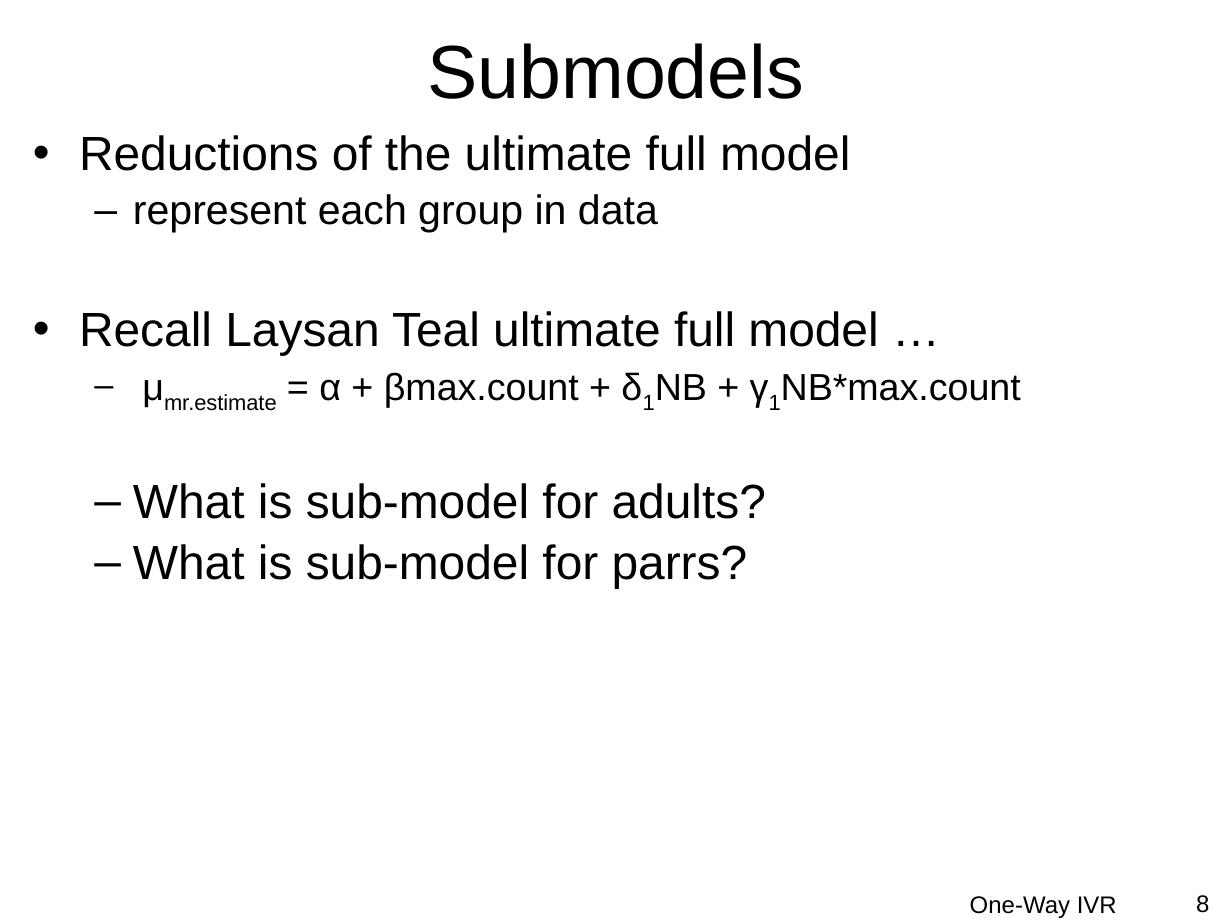
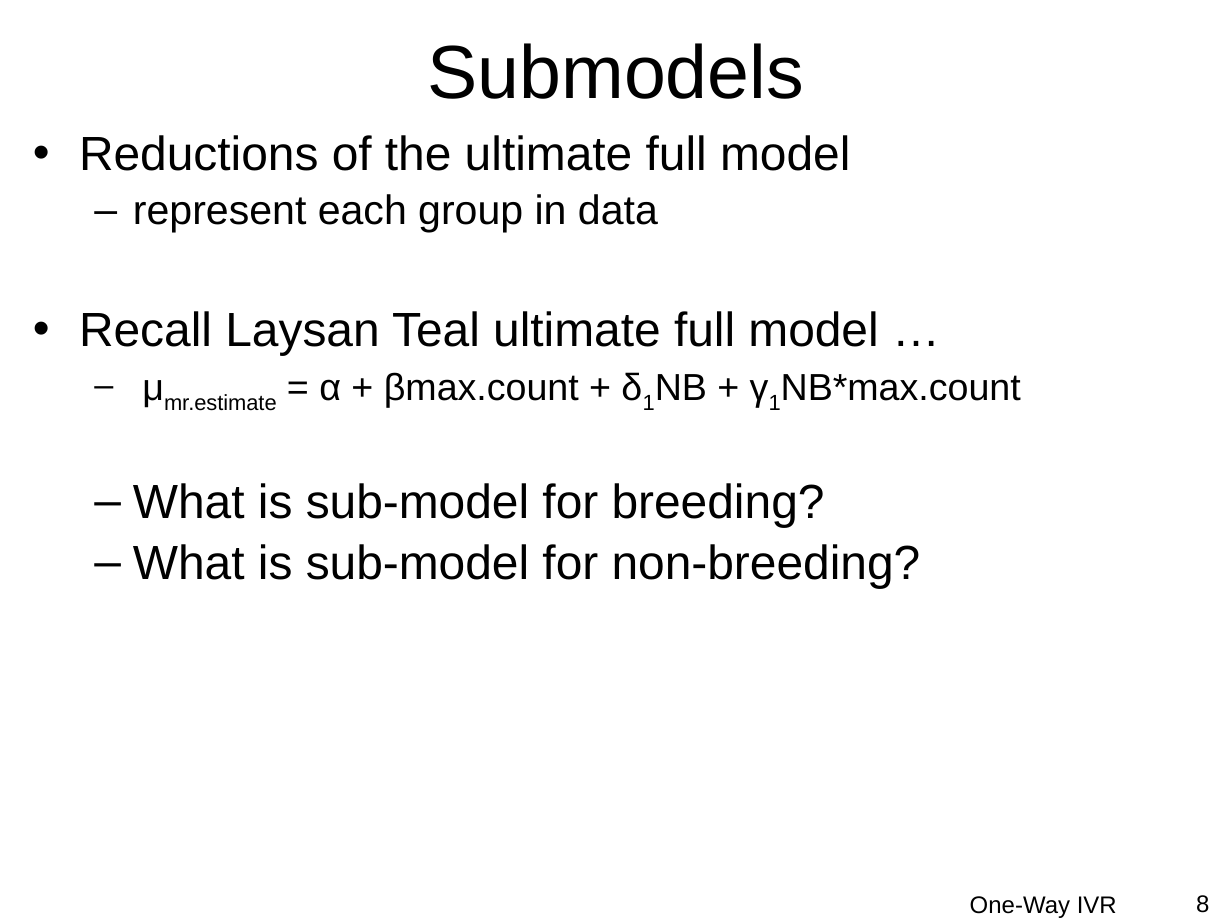
Before and after one commit to droglenc/NCMTH207, a slide deck: slide 8 of modules/IVRegression/PPT.pptx. Drawn at 1232x924 pixels with LibreOffice and Linux fonts; fonts in the diff are those of the drawing; background and template pictures are left out. Boxes give left, top, right and bottom in pixels: in the first picture for what was removed or moved away, otherwise in the second. Text is boxed around its words. In the diff, an @@ line names an element or a change of style, - is before the commit and + after.

```diff
--- a/modules/IVRegression/PPT.pptx
+++ b/modules/IVRegression/PPT.pptx
@@ text at [133,483,921,588]: text changed @@
-  – What is sub-model for adults?
-  – What is sub-model for parrs?
+  – What is sub-model for breeding?
+  – What is sub-model for non-breeding?
```
